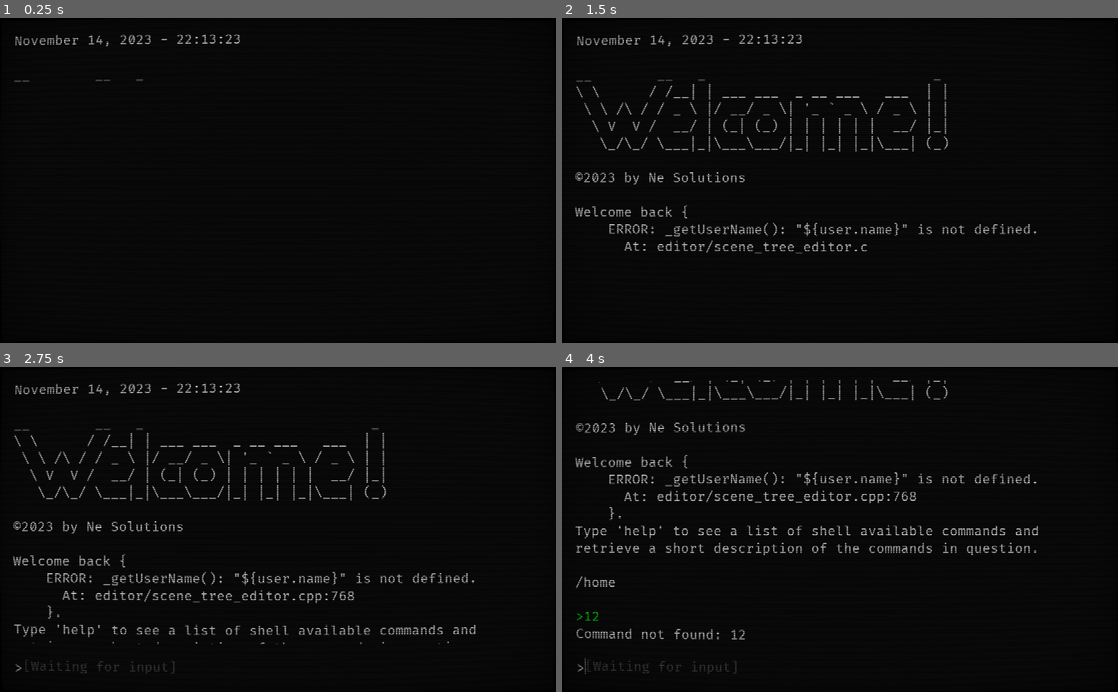
Above: before the commit, frames 1-4 (two rows, left to right).
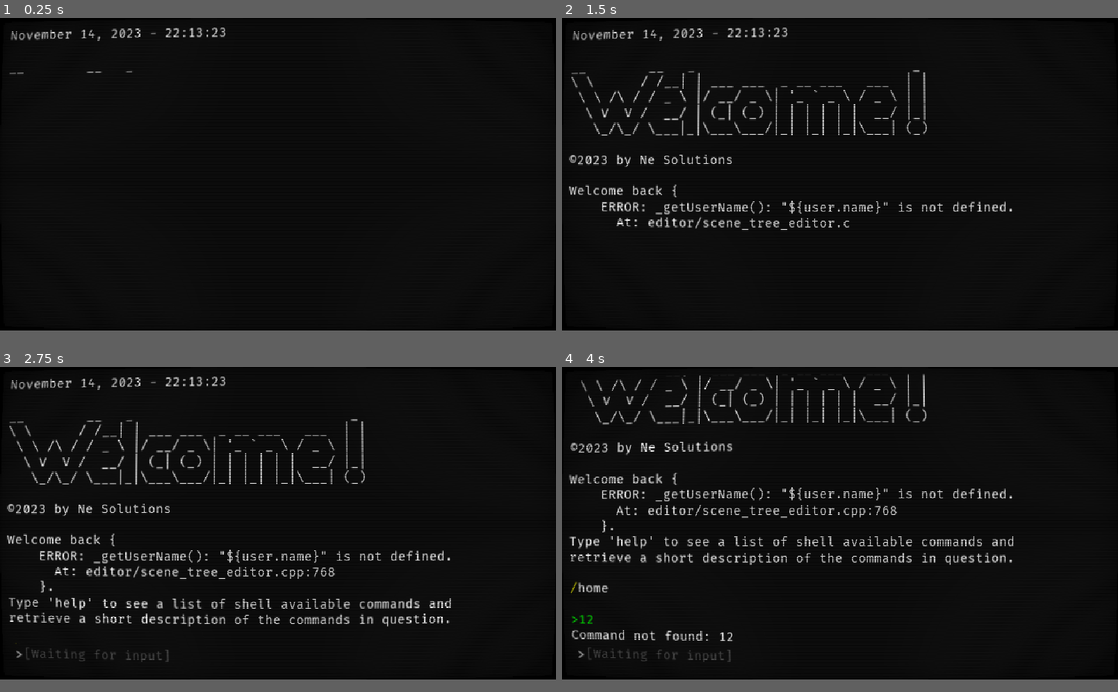
Above: after the commit, the same moments.

Repository: polterskn/godot-terminal-clone
Game: Godot game, scene res://scenes/terminal/console.tscn
The game is run twice, just before and just after one commit, with the same random seed, the same clock (stepped at 60 frames per second) and the same inputs. The project has no main scene, so this scene is started directly.
Inputs (mouse positions are in pixels of both pictures, inside the frame that each line leads up to):
- Up to frame 1 (0.25 s): no input
- Up to frame 2 (1.5 s): no input
- Up to frame 3 (2.75 s): no input
- Up to frame 4 (4 s): click (840, 669) at 2.77 s; type "12" at 2.85 s; tap Enter at 3.5 s
In our replay, the window is 800x468 before the commit and 800x450 after it. These sizes can differ from the game's own. Grey fills any space a smaller window leaves; there, only what the larger window draws over its background counts as a difference.

The runs differ from the first frame. In frame 1, 0.8% of the frame differs, in the area x 1-44%, y 2-20%; in frame 2, 6.3%; in frame 3, 9.3%, in the area x 1-86%, y 2-95%; in frame 4, 8.7%.

Commit message:
Added UI to terminal

Diff:
--- a/media/shader/crt/crt_material.tres
+++ b/media/shader/crt/crt_material.tres
@@ -6,14 +6,14 @@
 shader = ExtResource( 1 )
 shader_param/screen_size = Vector2( 320, 180 )
 shader_param/show_curvature = true
-shader_param/curvature_x_amount = 12.0
-shader_param/curvature_y_amount = 8.0
+shader_param/curvature_x_amount = 8.0
+shader_param/curvature_y_amount = 6.0
 shader_param/corner_color = Color( 0, 0, 0, 1 )
 shader_param/show_vignette = true
 shader_param/vignette_opacity = 0.1
 shader_param/show_horizontal_scan_lines = true
 shader_param/horizontal_scan_lines_amount = 180.0
-shader_param/horizontal_scan_lines_opacity = 1.0
+shader_param/horizontal_scan_lines_opacity = 0.3
 shader_param/show_vertical_scan_lines = false
 shader_param/vertical_scan_lines_amount = 320.0
 shader_param/vertical_scan_lines_opacity = 1.0
--- a/media/tres/dyFonts/terminal.tres
+++ b/media/tres/dyFonts/terminal.tres
@@ -3,5 +3,5 @@
 [ext_resource path="res://media/ttf/fcr.ttf" type="DynamicFontData" id=1]
 
 [resource]
-size = 24
+size = 42
 font_data = ExtResource( 1 )
--- a/media/tscn/CRT.tscn
+++ /dev/null
@@ -1,14 +0,0 @@
-[gd_scene load_steps=2 format=2]
-
-[ext_resource path="res://media/shader/crt/crt_material.tres" type="Material" id=1]
-
-[node name="CRT" type="CanvasLayer"]
-
-[node name="filter" type="ColorRect" parent="."]
-material = ExtResource( 1 )
-anchor_right = 1.0
-anchor_bottom = 1.0
-mouse_filter = 2
-__meta__ = {
-"_edit_use_anchors_": false
-}
--- a/project.godot
+++ b/project.godot
@@ -22,3 +22,15 @@
 
 config/name="Marked for carnage"
 config/icon="res://icon.png"
+
+[autoload]
+
+global_viewport="*res://scripts/singletons/viewport.gd"
+
+[display]
+
+window/size/width=1920
+window/size/height=1080
+window/size/resizable=false
+window/stretch/mode="2d"
+window/stretch/aspect="expand"
--- a/scenes/terminal/console.tscn
+++ b/scenes/terminal/console.tscn
@@ -3,7 +3,7 @@
 [ext_resource path="res://media/tres/dyFonts/terminal.tres" type="DynamicFont" id=1]
 [ext_resource path="res://media/tres/stylebox/empty.tres" type="StyleBox" id=2]
 [ext_resource path="res://scripts/terminal/main.gd" type="Script" id=3]
-[ext_resource path="res://media/tscn/CRT.tscn" type="PackedScene" id=4]
+[ext_resource path="res://media/shader/crt/crt_material.tres" type="Material" id=4]
 [ext_resource path="res://media/tres/theme/emptyVScrollBar.tres" type="Theme" id=5]
 [ext_resource path="res://scripts/terminal/commands.gd" type="Script" id=6]
 
@@ -36,7 +36,7 @@
 margin_left = 24.0
 margin_top = 24.0
 margin_right = -24.0
-margin_bottom = -88.0
+margin_bottom = -115.0
 focus_mode = 2
 theme = ExtResource( 5 )
 custom_styles/focus = ExtResource( 2 )
@@ -63,8 +63,9 @@
 anchor_left = 0.025
 anchor_right = 1.0
 anchor_bottom = 1.0
-margin_left = -8.4
+margin_left = 0.200001
 margin_right = -24.0
+margin_bottom = -0.159973
 custom_styles/read_only = ExtResource( 2 )
 custom_styles/focus = ExtResource( 2 )
 custom_styles/normal = ExtResource( 2 )
@@ -96,6 +97,13 @@
 [node name="commands" type="Node" parent="."]
 script = ExtResource( 6 )
 
-[node name="CRT" parent="." instance=ExtResource( 4 )]
+[node name="CRT" type="ColorRect" parent="."]
+material = ExtResource( 4 )
+anchor_right = 1.0
+anchor_bottom = 1.0
+mouse_filter = 2
+__meta__ = {
+"_edit_use_anchors_": false
+}
 [connection signal="text_entered" from="Console/Input/console__input" to="." method="_on_console__input_text_entered"]
 [connection signal="tween_completed" from="anim" to="." method="_on_anim_tween_completed"]
--- /dev/null
+++ b/scenes/terminal/terminal.tscn
@@ -0,0 +1,46 @@
+[gd_scene load_steps=3 format=2]
+
+[ext_resource path="res://media/png/terminal/layers_ui.png" type="Texture" id=1]
+[ext_resource path="res://scenes/terminal/console.tscn" type="PackedScene" id=2]
+
+[node name="terminal" type="Control"]
+anchor_right = 1.0
+anchor_bottom = 1.0
+__meta__ = {
+"_edit_use_anchors_": false
+}
+
+[node name="bg" type="ColorRect" parent="."]
+anchor_right = 1.0
+anchor_bottom = 1.0
+color = Color( 0.0196078, 0.0196078, 0.0196078, 1 )
+__meta__ = {
+"_edit_use_anchors_": false
+}
+
+[node name="console" parent="." instance=ExtResource( 2 )]
+margin_left = 304.0
+margin_top = 128.0
+margin_right = 304.0
+margin_bottom = 128.0
+rect_scale = Vector2( 0.687, 0.687 )
+
+[node name="top" type="Control" parent="."]
+anchor_right = 1.0
+anchor_bottom = 1.0
+mouse_filter = 2
+__meta__ = {
+"_edit_use_anchors_": false
+}
+
+[node name="layers_ui" type="TextureRect" parent="top"]
+anchor_right = 48.0
+anchor_bottom = 27.0
+margin_left = 160.0
+margin_right = -280.0
+rect_scale = Vector2( 1.08, 1.08 )
+mouse_filter = 2
+texture = ExtResource( 1 )
+__meta__ = {
+"_edit_use_anchors_": false
+}
--- /dev/null
+++ b/scripts/singletons/viewport.gd
@@ -0,0 +1,46 @@
+extends Node
+
+onready var vp = get_tree().get_root()
+onready var base_size = Vector2(1920, 1080)
+
+
+func _ready():
+	#set_fullscreen()
+	set_windowed()
+
+
+func set_fullscreen():
+	var window_size = OS.get_screen_size()
+
+	if OS.get_name() == 'Windows' && window_size == base_size:
+				# Not sure if this works outside of Windows / native resolution.
+				#  - Mac didn't like it, nor smaller resolutions.
+		OS.set_window_fullscreen(true)
+
+	else:
+		var scale = min(window_size.x / base_size.x, window_size.y / base_size.y)
+		var scaled_size = (base_size * scale).round()
+
+		var margins = Vector2(window_size.x - scaled_size.x, window_size.y - scaled_size.y)
+		var screen_rect = Rect2((margins / 2).round(), scaled_size)
+
+		OS.set_borderless_window(true)
+		OS.set_window_position(OS.get_screen_position())
+		OS.set_window_size(Vector2(window_size.x, window_size.y + 1)) # Black magic?
+		vp.set_size(scaled_size) # Not sure this is strictly necessary
+		vp.set_attach_to_screen_rect(screen_rect)
+
+
+func set_windowed():
+	var window_size = OS.get_screen_size()
+		# Sets the windowed version to an arbitrary 80% of screen size here
+	var scale = min(window_size.x / base_size.x, window_size.y / base_size.y) * 0.8
+	var scaled_size = (base_size * scale).round()
+
+	var window_x = (window_size.x / 2) - (scaled_size.x / 2)
+	var window_y = (window_size.y / 2) - (scaled_size.y / 2)
+	OS.set_borderless_window(false)
+	OS.set_window_fullscreen(false)
+	OS.set_window_position(Vector2(window_x, window_y))
+	OS.set_window_size(scaled_size)
+	vp.set_size(scaled_size)
--- a/scripts/terminal/commands.gd
+++ b/scripts/terminal/commands.gd
@@ -33,11 +33,11 @@
 							route = String('res://media/txt/' + file + '.txt')
 
 						main.addToConsoleLog(0, main.load_file(route))
-						return true
+						return
 
 					else:
 						main.addToConsoleLog(0, 'cat: Unsupported file type')
-						return true
+						return
 
 			main.addToConsoleLog(0, String('cat: File ' + file + ' not found'))
 
@@ -110,7 +110,7 @@
 				if option == param[i]:
 					var route = String('res://media/txt/desc/' + option + '.txt')
 					main.addToConsoleLog(0, main.load_file(route))
-					return true
+					return
 
 			main.addToConsoleLog(0, String('man: ' + option.replace("man", "") + ': Nonexistent option'))
 	else:
@@ -126,11 +126,11 @@
 				if i == file && !('/' in file):
 					if '.sh' in file:
 						print('run success on ', file)
-						return true
+						return
 
 					else:
 						main.addToConsoleLog(0, 'run: Unsupported file type')
-						return true
+						return
 
 			main.addToConsoleLog(0, String('run: File ' + file + ' not found'))
 
--- a/scripts/terminal/main.gd
+++ b/scripts/terminal/main.gd
@@ -75,8 +75,8 @@
 		consoleLog.bbcode_text += i
 
 	consoleLog.scroll_following = false
-	printLog(initialText, 2) #10
-	addToConsoleLog(0, currentDir.location, '\n\n')
+	printLog(initialText, 2) #8
+	addToConsoleLog(2, currentDir.location, '\n\n')
 
 # Gets datetime from OS and returns the full date as string
 func transformDate():
@@ -116,16 +116,16 @@
 	if ' ' in command:
 		if 'man' in command && command[0] == 'm':
 			commands.man(command)
-			return true
+			return
 		elif 'cat' in command && command[0] == 'c':
 			commands.cat(command)
-			return true
+			return
 		elif 'cd' in command && command[0] == 'c':
 			commands.cd(command)
-			return true
+			return
 		elif 'run' in command && command[0] == 'r':
 			commands.run(command)
-			return true
+			return
 		else:
 			exceptionOccur(0, command)
 
@@ -133,7 +133,7 @@
 			for i in range(0, SIMPLE_COMMANDS.size()):
 				if command == SIMPLE_COMMANDS[i]:
 					simpleFunctions[i].call_func()
-					return true
+					return
 
 			var exception
 			match command:
@@ -152,13 +152,15 @@
 				exceptionOccur(1, String('>' + command + exception))
 
 # Adds a new line to consoleLog bbcode
-func addToConsoleLog(isLog, command, br = '\n'):
+func addToConsoleLog(type, logCont, br = '\n'):
 	var newline
 
-	if isLog == 1:
-		newline = String(br + '[color=#00FF00]>' + command + '[/color]')
-	else:
-		newline = String(br + command)
+	if type == 1:
+		newline = String(br + '[color=#00FF00]>' + logCont + '[/color]')
+	elif type == 2:
+		newline = String(br + logCont).replace('/', '[color=#FFFF00]/[/color]')
+	else:
+		newline = String(br + logCont)
 
 	consoleLog.bbcode_text += newline
 
@@ -195,11 +197,11 @@
 func listContent():
 	for i in currentDir.content:
 			if i.length() > 0:
-				addToConsoleLog(0, i.replace('/', '[color=#FFFF00]/[/color]'))
+				addToConsoleLog(2, i)
 
 
 func printCurrentDir():
-	addToConsoleLog(0, currentDir.location)
+	addToConsoleLog(2, currentDir.location)
 
 # Signals
 func _on_anim_tween_completed(_object, _key):
Binary file added: media/png/terminal/layers_ui.png
